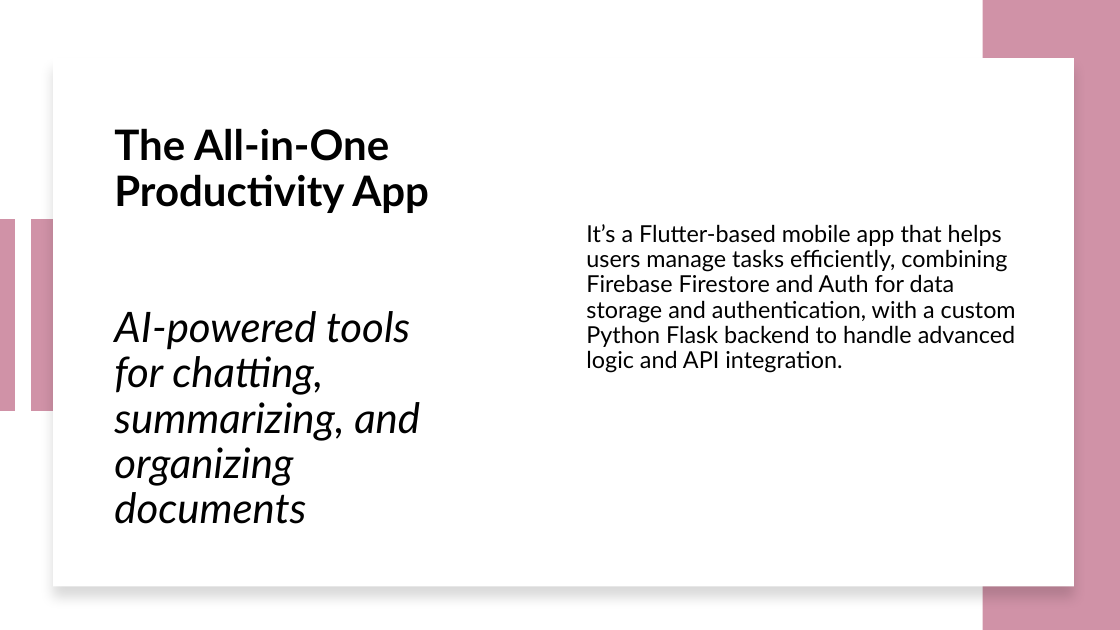
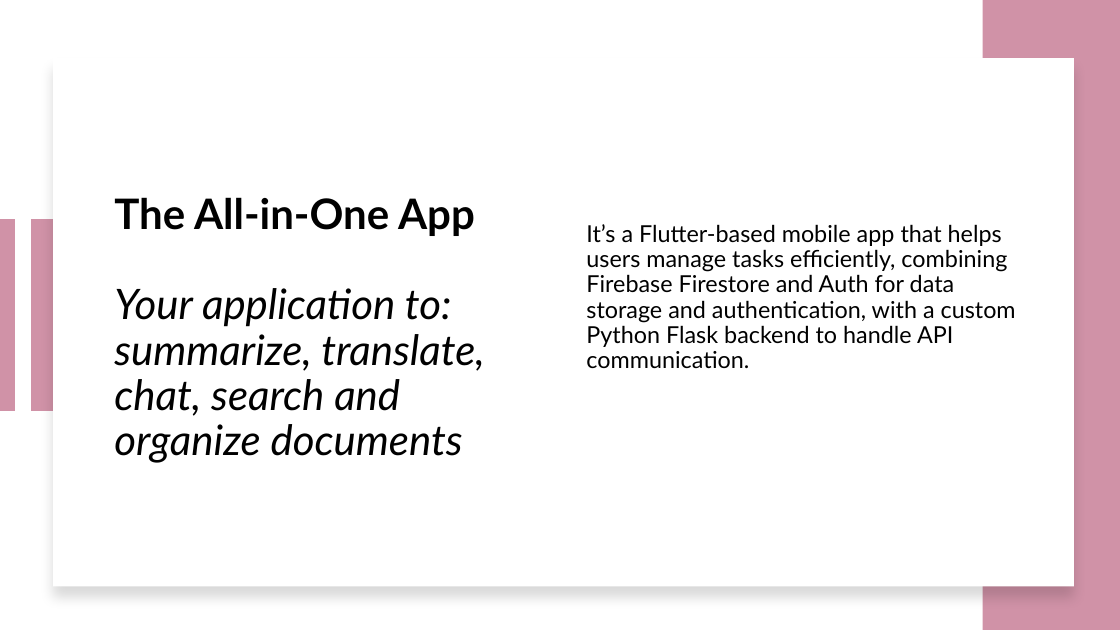
Before and after one commit to Aya2002Amjad/GP2, a slide deck: slide 6 of documentations/GP2PowePoint.pptx (slide 4 before the commit). Drawn at 1120x630 pixels with LibreOffice and Linux fonts; fonts in the diff are those of the drawing. Boxes give left, top, right and bottom in pixels: in the first picture for what was removed or moved away, otherwise in the second. Text is boxed around its words. In the diff, an @@ line names an element or a change of style, - is before the commit and + after.

Commit message:
add pptx and scroll in translate

```diff
--- a/documentations/GP2PowePoint.pptx
+++ b/documentations/GP2PowePoint.pptx
@@ title at (x1=114, y1=197, x2=484, y2=463): text changed @@
-The All-in-One Productivity App
-AI-powered tools for chatting, summarizing, and organizing documents
+The All-in-One App
+Your application to: summarize, translate, chat, search and organize documents
@@ text at (x1=586, y1=224, x2=1016, y2=369): text changed @@
-It’s a Flutter-based mobile app that helps users manage tasks efficiently, combining Firebase Firestore and Auth for data storage and authentication, with a custom Python Flask backend to handle advanced logic and API integration.
+It’s a Flutter-based mobile app that helps users manage tasks efficiently, combining Firebase Firestore and Auth for data storage and authentication, with a custom Python Flask backend to handle API communication.
```
Also in this commit, not shown: 3 other slides changed, 7 other files.
